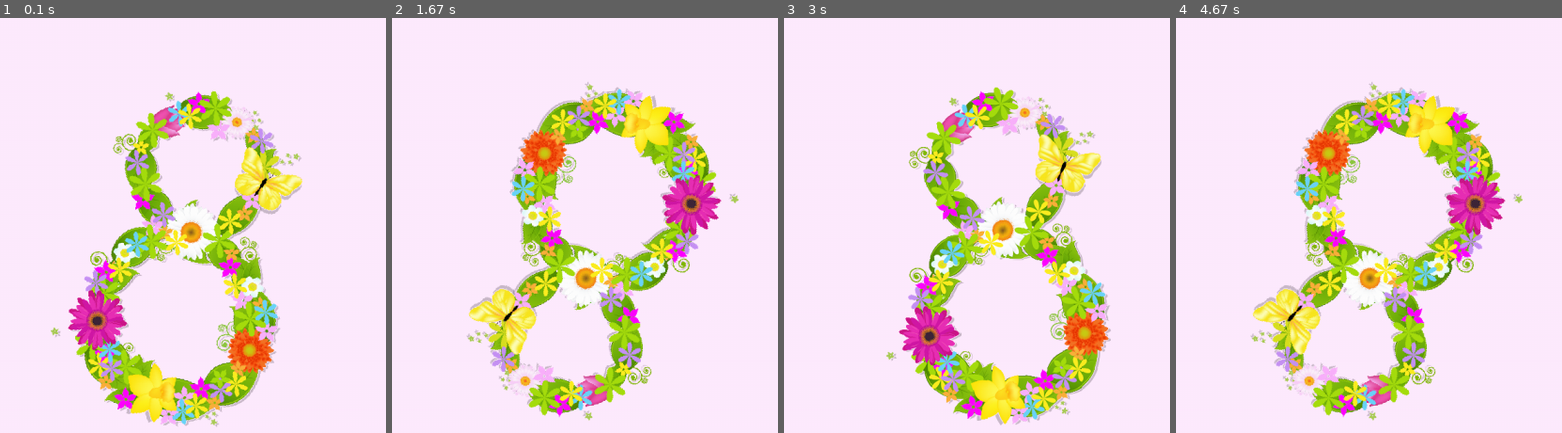
Above: before the commit, frames 1-4 (left to right).
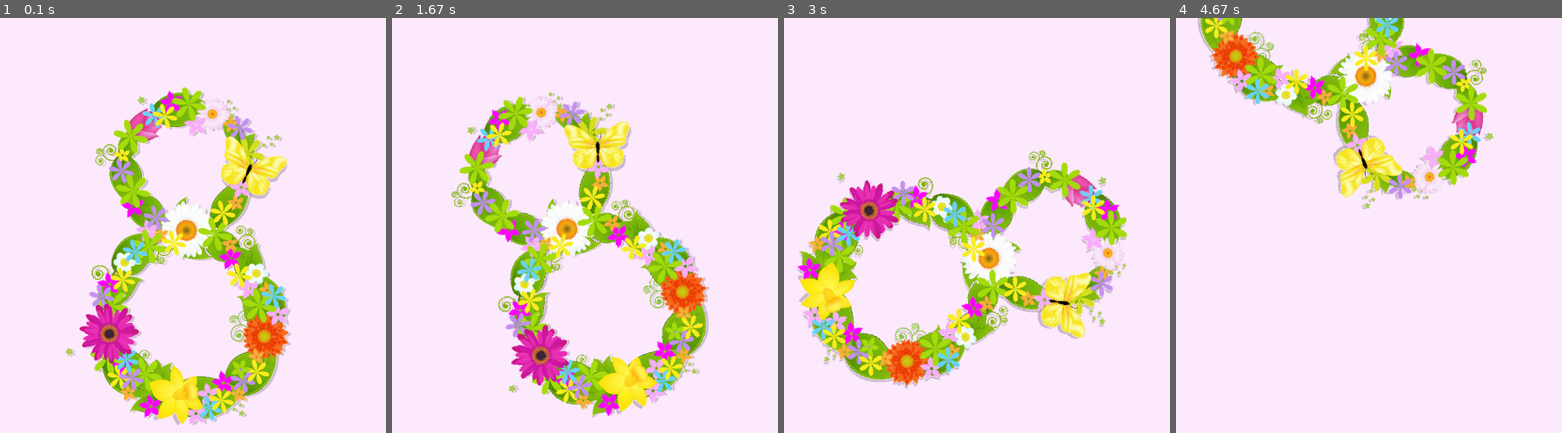
Above: after the commit, the same moments.

Repository: Ferunelli-dep/Women_day_present_pygame
Game: pygame game, started from main.py
Same seed, same stepped clock (60 frames per second), same inputs: the game is played once before the commit and once after it.
Inputs (mouse positions are in pixels of both pictures, inside the frame that each line leads up to):
- Up to frame 1 (0.1 s): no input
- Up to frame 2 (1.67 s): click (569, 254) at 0.38 s
- Up to frame 3 (3 s): no input
- Up to frame 4 (4.67 s): no input

The runs differ from the first frame. In frame 1, 22% of the frame differs, in the area x 13-79%, y 16-99%; in frame 2, 32%; in frame 3, 33%, in the area x 3-90%, y 16-99%; in frame 4, 29%.

Commit message:
Eight picture flying over top border of the screen

Diff:
--- a/main.py
+++ b/main.py
@@ -16,15 +16,21 @@
 FPS = 60
 rotation = 0
 rotation_speed = 2
-
-eight_orig = pygame.image.load('eight.png')
+WIDTH_CENTER = SCREEN_WIDTH // 2
+HEIGHT_CENTER = SCREEN_HEIGHT // 2
+eight_orig = pygame.image.load('eight.png').convert_alpha()
 eight_orig.set_colorkey(colors['CWhite'])
 eight = eight_orig.copy()
 eight.set_colorkey(colors['CWhite'])
 rect = eight.get_rect()
 rect.center = SCREEN_WIDTH // 2, SCREEN_HEIGHT // 2
 
+
 state = True
+eight_pressed = False
+rotation_flag = True
+eight_visibility = True
+
 while state:
     clock.tick(FPS)
     screen.fill(colors['CWhite'])
@@ -34,15 +40,30 @@
         if event.type == pygame.MOUSEBUTTONDOWN and event.button == 1:
             pos = pygame.mouse.get_pos()
             if rect.collidepoint(pos):
-                rect.center = rect.center[0] + 50, rect.center[1]
-                pygame.draw.rect(screen, colors['CWhite'], rect, 1)
+                eight_pressed = True
+    if eight_pressed:
+        if rotation_speed <= 60 and rotation_flag:
+            rotation_speed += 0.3
+        else:
+            rotation_flag = False
 
-    old_center = rect.center
-    rotation = (rotation - rotation_speed) % 360
-    new_eight = pygame.transform.rotate(eight_orig, rotation)
-    rect = new_eight.get_rect()
-    rect.center = old_center
-    screen.blit(new_eight, rect)
+        old_center = rect.center
+        rotation = (rotation - rotation_speed) % 360
+        new_eight = pygame.transform.rotate(eight_orig, rotation)
+        rect = new_eight.get_rect()
+        rect.center = old_center
+        screen.blit(new_eight, rect)
+        if not rotation_flag:
+            if rect.bottom > 0:
+                HEIGHT_CENTER -= 5
+                rect.center = WIDTH_CENTER, HEIGHT_CENTER
+            else:
+                eight_pressed = False
+                eight_visibility = False
+    elif eight_visibility:
+        rect = eight_orig.get_rect()
+        rect.center = SCREEN_WIDTH // 2, SCREEN_HEIGHT // 2
+        screen.blit(eight_orig, rect)
     pygame.display.flip()
 
 pygame.quit()
